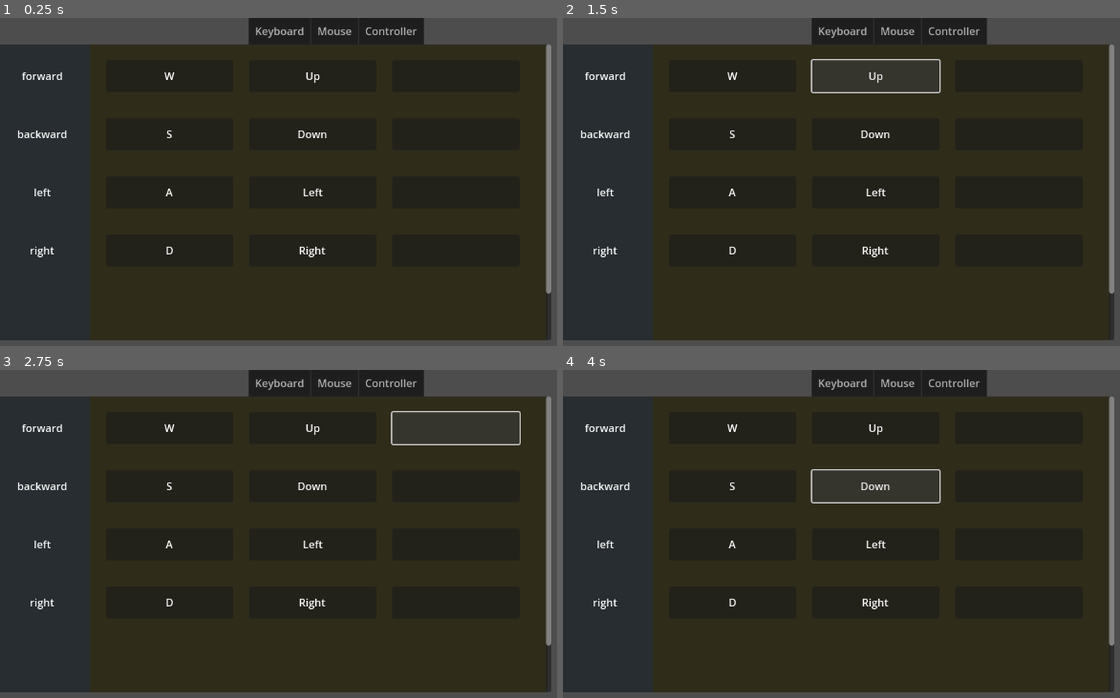
Above: before the commit, frames 1-4 (two rows, left to right).
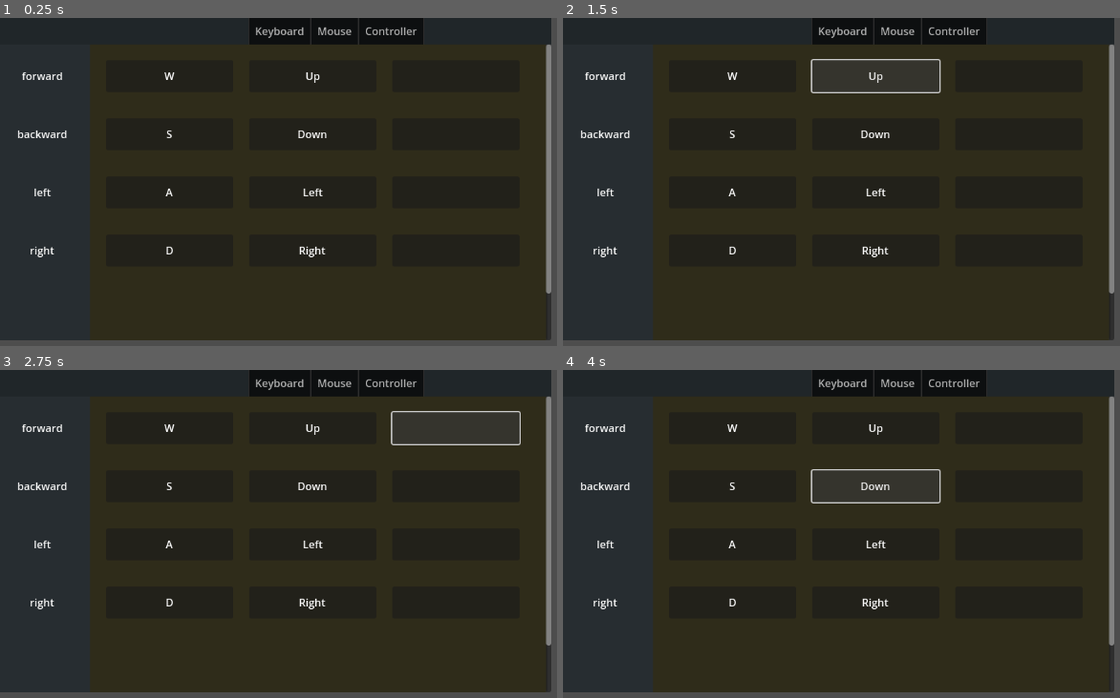
Above: after the commit, the same moments.

Repository: jodeConstant/InputSettingsMenuTemplate
Game: Godot game, scene res://InputSettingsMenu/input_settings_menu_example.tscn
The game is run twice, just before and just after one commit, with the same random seed, the same clock (stepped at 60 frames per second) and the same inputs. The project has no main scene, so this scene is started directly.
Inputs:
- Up to frame 1 (0.25 s): no input
- Up to frame 2 (1.5 s): click "W" at 0.5 s; click "Up" at 1.25 s
- Up to frame 3 (2.75 s): click "+Ctrl" at 2 s
- Up to frame 4 (4 s): click "S" at 2.75 s; click "Down" at 3.5 s

The runs differ from the first frame. In frame 1, 5.5% of the frame differs, in the area x 0-99%, y 0-9%; in frame 2, 5.5%; in frame 3, 5.5%; in frame 4, 5.5%.

Commit message:
Fixed a bug where keyboard and mouse input bindings could not be removed

Diff:
--- a/InputSettingsMenu/input_map_config.gd
+++ b/InputSettingsMenu/input_map_config.gd
@@ -37,8 +37,7 @@
 	# TODO: signal save success
 
 func _save_current_inputmap():
-	print_debug("Saving InputMap to file...")
-	print_debug("TESTING: Printing InputMap to console...")
+	print_debug("Saving InputMap to file")
 	var _actions: = InputMap.get_actions().slice(76)
 	var _events: Array[InputEvent]
 	var _e: InputEvent
@@ -79,6 +78,7 @@
 	save_settings()
 
 func _load_inputs():
+	print_debug("Loading input settings from file")
 	var keys: PackedStringArray
 	var read_val
 	var actions: = InputMap.get_actions().slice(76)
@@ -147,6 +147,3 @@
 
 func _ready():
 	initialize()
-
-func _exit_tree():
-	save_settings()
--- a/InputSettingsMenu/input_settings_button_ct.gd
+++ b/InputSettingsMenu/input_settings_button_ct.gd
@@ -9,14 +9,20 @@
 				if curr_input_code > -1 else ""
 
 func reset_binding(update_text: bool = true):
-	if ct_event:
-		InputMap.action_erase_event(action_name, ct_event)
-	else:
+	if not ct_event:
 		ct_event = InputEventJoypadButton.new()
 		ct_event.button_index = curr_input_code as JoyButton
-		InputMap.action_erase_event(action_name, ct_event)
+
+	InputMap.action_erase_event(action_name, ct_event)
 
 	curr_input_code = -1
+
+	CustomInputConfig.config_file.set_value(
+					action_name,
+					str(30 + index),
+					curr_input_code
+					)
+
 	if update_text:
 		update_button_text()
 
--- a/InputSettingsMenu/input_settings_button_kb.gd
+++ b/InputSettingsMenu/input_settings_button_kb.gd
@@ -29,10 +29,7 @@
 		text = ""
 
 func reset_binding(update_text: bool = true):
-	if kb_event:
-		InputMap.action_erase_event(action_name, kb_event)
-
-	else:
+	if not kb_event:
 		kb_event = InputEventKey.new()
 
 		kb_event.physical_keycode = (curr_input_code & KEY_CODE_MASK) as Key
@@ -42,7 +39,16 @@
 		kb_event.shift_pressed = curr_input_code & KEY_MASK_SHIFT
 		kb_event.ctrl_pressed = curr_input_code & KEY_MASK_CTRL
 
+	InputMap.action_erase_event(action_name, kb_event)
+
 	curr_input_code = -1
+
+	CustomInputConfig.config_file.set_value(
+					action_name,
+					str(10 + index),
+					curr_input_code
+					)
+
 	if update_text:
 		update_button_text()
 
--- a/InputSettingsMenu/input_settings_button_ms.gd
+++ b/InputSettingsMenu/input_settings_button_ms.gd
@@ -26,9 +26,7 @@
 		text = ""
 
 func reset_binding(update_text: bool = true):
-	if ms_event:
-		InputMap.action_erase_event(action_name, ms_event)
-	else:
+	if not ms_event:
 		ms_event = InputEventMouseButton.new()
 
 		ms_event.button_index = (curr_input_code & KEY_CODE_MASK) as MouseButton
@@ -38,7 +36,16 @@
 		ms_event.shift_pressed = curr_input_code & KEY_MASK_SHIFT
 		ms_event.ctrl_pressed = curr_input_code & KEY_MASK_CTRL
 
+	InputMap.action_erase_event(action_name, ms_event)
+
 	curr_input_code = -1
+
+	CustomInputConfig.config_file.set_value(
+					action_name,
+					str(20 + index),
+					curr_input_code
+					)
+
 	if update_text:
 		update_button_text()
 
--- a/InputSettingsMenu/input_settings_menu.gd
+++ b/InputSettingsMenu/input_settings_menu.gd
@@ -71,6 +71,7 @@
 		$ScrollContainer/ButtonsAndLabels/ActionLabels.get_children()
 		)
 
+	print_debug("Setting up menu buttons")
 	var read_value
 	for ref in action_refs_list:
 		ref_action = ref.action_name
--- a/InputSettingsMenu/input_settings_menu_example.tscn
+++ b/InputSettingsMenu/input_settings_menu_example.tscn
@@ -11,11 +11,19 @@
 anchors_preset = 15
 anchor_right = 1.0
 anchor_bottom = 1.0
+offset_right = -320.0
+offset_bottom = -72.0
 grow_horizontal = 2
 grow_vertical = 2
 script = ExtResource("1_1uo8b")
 all_tabs = [NodePath("ScrollContainer/ButtonsAndLabels/KeyboardSettings"), NodePath("ScrollContainer/ButtonsAndLabels/MouseSettings"), NodePath("ScrollContainer/ButtonsAndLabels/ControllerSettings")]
 current_tab = NodePath("ScrollContainer/ButtonsAndLabels/KeyboardSettings")
+
+[node name="TabBG" type="ColorRect" parent="."]
+layout_mode = 0
+offset_right = 832.0
+offset_bottom = 40.0
+color = Color(0.12549, 0.14902, 0.160784, 1)
 
 [node name="TabBar" type="TabBar" parent="."]
 layout_mode = 0
